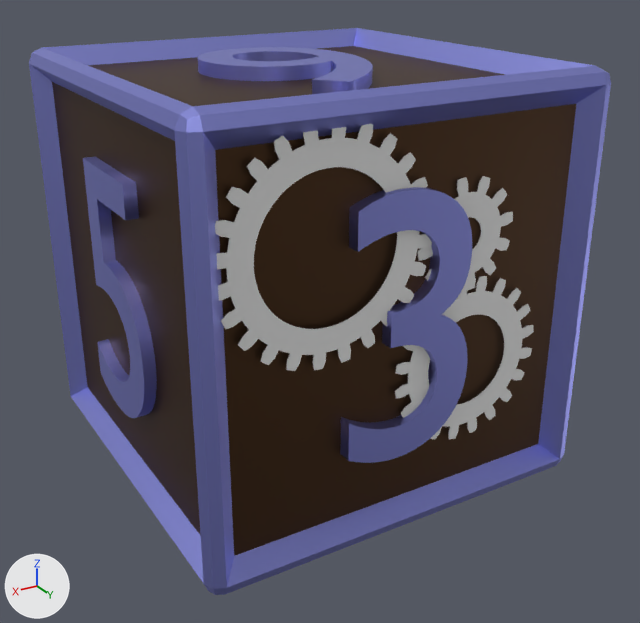
Two versions of the glTF model gears/d6.glb, one commit apart.
The view is the same before and after, from a 50 mm camera at (108.6, 190.9, 79.7) aimed at (-1.6, 7.1, -12.2). Arrows for +X, +Y and +Z are at lower left; the lights stay in place. Where no turn or scale is listed for an object, it has been applied to the vertices.

The older version as bpy lines, for what is in view:
```python
me_cube_001 = bpy.data.meshes.new('Cube.001')
me_cube_001.from_pydata(...)  # 84 vertices, 164 faces; spans x -52.0..52.0, y -52.0..52.0, z -52.0..52.0
# faces by material slot: [16, 148]
me_cube_001.materials.append(mat_inset)  # brown #583f2c
me_cube_001.materials.append(mat_bevels)  # blue #989ce7
me_gear_009 = bpy.data.meshes.new('Gear.009')
me_gear_009.from_pydata(...)  # 672 vertices, 1152 faces; spans x -25.8..25.8, y -0.1..0.1, z -25.8..25.8
me_gear_011 = bpy.data.meshes.new('Gear.011')
me_gear_011.from_pydata(...)  # 560 vertices, 960 faces; spans x -20.5..20.5, y -0.1..0.1, z -20.5..20.5
ob_d6 = bpy.data.objects.new('d6', me_cube_001)
ob_d6.location = (0.0, 0.0, 0.0)
ob_gear_009 = bpy.data.objects.new('Gear.009', me_gear_009)
ob_gear_009.location = (21.4, 48.9, 21.4)
ob_gear_011 = bpy.data.objects.new('Gear.011', me_gear_011)
ob_gear_011.location = (-16.9, 48.5, -12.8)
# also in view: 'Text.003' at (0.9, 45.0, 0.0); 'Text' at (0.0, 0.0, 45.0); 'Text.005' at (45.0, -0.9, -0.4); 'Gear.010' at (-14.5, 48.1, 18.1)
```
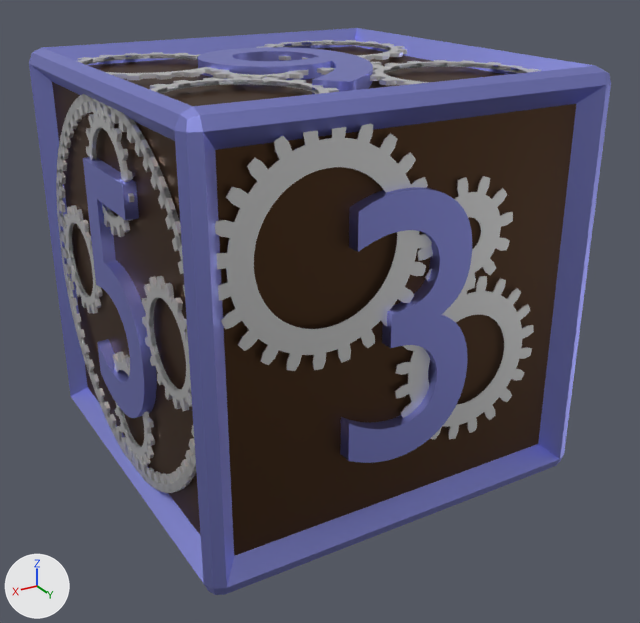
Where the change shows, as pixel boxes (x1, y1, x2, y2) in the pictures (640 x 623 px):
'Gear.009', recoloured: (215, 125, 432, 371) in both
'Gear.011', recoloured: (395, 276, 532, 440) in both
'Gear.012', added: after (56, 94, 196, 493)
'Gear.001', added: after (142, 276, 192, 411)
'Gear.013', added: after (86, 107, 134, 237)
'Gear.007', added: after (63, 205, 103, 314)
'Gear.019', added: after (370, 60, 542, 85)
'Gear.016', added: after (150, 77, 339, 94)
'Gear.018', added: after (78, 52, 216, 80)
'Gear.014', added: after (113, 352, 155, 465)
'Gear.020', added: after (256, 40, 407, 60)
'Gear.015', added: after (210, 69, 308, 80)
'Gear.017', added: after (317, 59, 383, 75)

Diff of the bpy script that builds the scene:
```diff
--- a/gears/d6.glb.py
+++ b/gears/d6.glb.py
@@ me_gear_009 @@
 me_gear_009.from_pydata(...)  # 672 vertices, 1152 faces; spans x -25.8..25.8, y -0.1..0.1, z -25.8..25.8
+me_gear_009.materials.append(mat_steel_gear)  # white #e7e7e7
@@ me_gear_011 @@
 me_gear_011.from_pydata(...)  # 560 vertices, 960 faces; spans x -20.5..20.5, y -0.1..0.1, z -20.5..20.5
+me_gear_011.materials.append(mat_steel_gear)  # white #e7e7e7
@@ ob_gear_020 @@
+ob_gear_020 = bpy.data.objects.new('Gear.020', me_gear_022)  # 504 vertices, 864 faces; spans x -21.1..21.1, y -21.0..21.0, z -0.5..0.5; in mat_steel_gear (white #e7e7e7)
+ob_gear_020.location = (-25.8, -27.1, 49.0)
@@ ob_gear_019 @@
+ob_gear_019 = bpy.data.objects.new('Gear.019', me_gear_019)  # 504 vertices, 864 faces; spans x -21.1..21.1, y -21.0..21.0, z -0.5..0.5; in mat_steel_gear (white #e7e7e7)
+ob_gear_019.location = (-26.6, 26.4, 49.0)
@@ ob_gear_018 @@
+ob_gear_018 = bpy.data.objects.new('Gear.018', me_gear_022.copy())
+ob_gear_018.location = (29.1, -25.2, 49.0)
@@ ob_gear_017 @@
+ob_gear_017 = bpy.data.objects.new('Gear.017', me_gear_017)  # 336 vertices, 576 faces; spans x -11.3..11.3, y -11.3..11.3, z -0.5..0.5; in mat_steel_gear (white #e7e7e7)
+ob_gear_017.location = (-10.5, 0.0, 49.0)
@@ ob_gear_016 @@
+ob_gear_016 = bpy.data.objects.new('Gear.016', me_gear_022.copy())
+ob_gear_016.location = (29.1, 25.4, 49.0)
@@ ob_gear_015 @@
+ob_gear_015 = bpy.data.objects.new('Gear.015', me_gear_018)  # 336 vertices, 576 faces; spans x -11.5..11.5, y -11.5..11.5, z -0.5..0.5; in mat_steel_gear (white #e7e7e7)
+ob_gear_015.location = (10.7, 0.0, 49.0)
@@ ob_gear_014 @@
+ob_gear_014 = bpy.data.objects.new('Gear.014', me_gear_016)  # 504 vertices, 864 faces; spans x -0.5..0.5, y -14.3..14.3, z -14.4..14.4; in mat_steel_gear (white #e7e7e7)
+ob_gear_014.location = (49.0, 0.0, -30.0)
@@ ob_gear_013 @@
+ob_gear_013 = bpy.data.objects.new('Gear.013', me_gear_016.copy())
+ob_gear_013.location = (49.0, 0.0, 30.0)
@@ ob_gear_012 @@
+ob_gear_012 = bpy.data.objects.new('Gear.012', me_gear_012)  # 1320 vertices, 2160 faces; spans x 47.9..50.1, y -47.3..47.3, z -47.3..47.3; in mat_steel_gear (white #e7e7e7)
+ob_gear_012.location = (0.0, 0.0, 0.0)
@@ ob_gear_007 @@
+ob_gear_007 = bpy.data.objects.new('Gear.007', me_gear_015)  # 504 vertices, 864 faces; spans x -0.5..0.5, y -14.4..14.4, z -14.3..14.3; in mat_steel_gear (white #e7e7e7)
+ob_gear_007.location = (49.0, -30.0, 0.0)
@@ ob_gear_001 @@
+ob_gear_001 = bpy.data.objects.new('Gear.001', me_gear_015.copy())
+ob_gear_001.location = (49.0, 30.0, 0.0)
```
